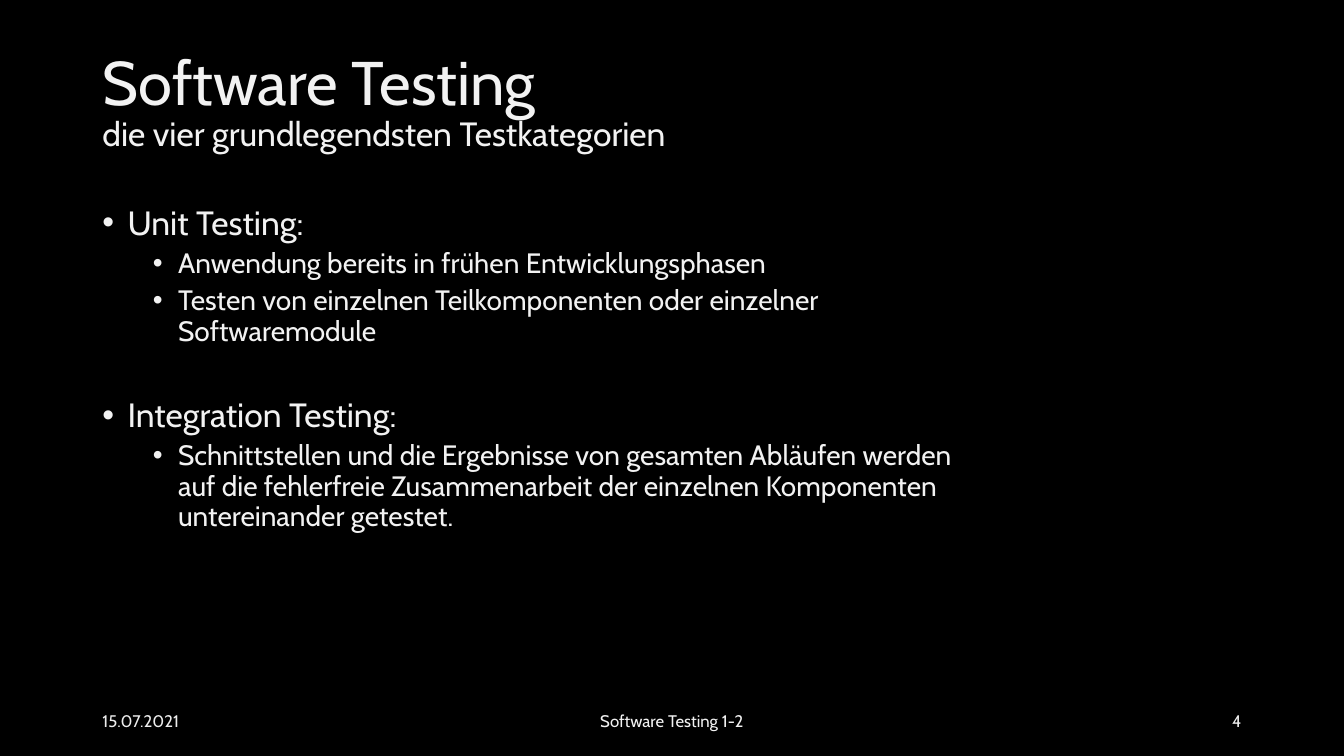
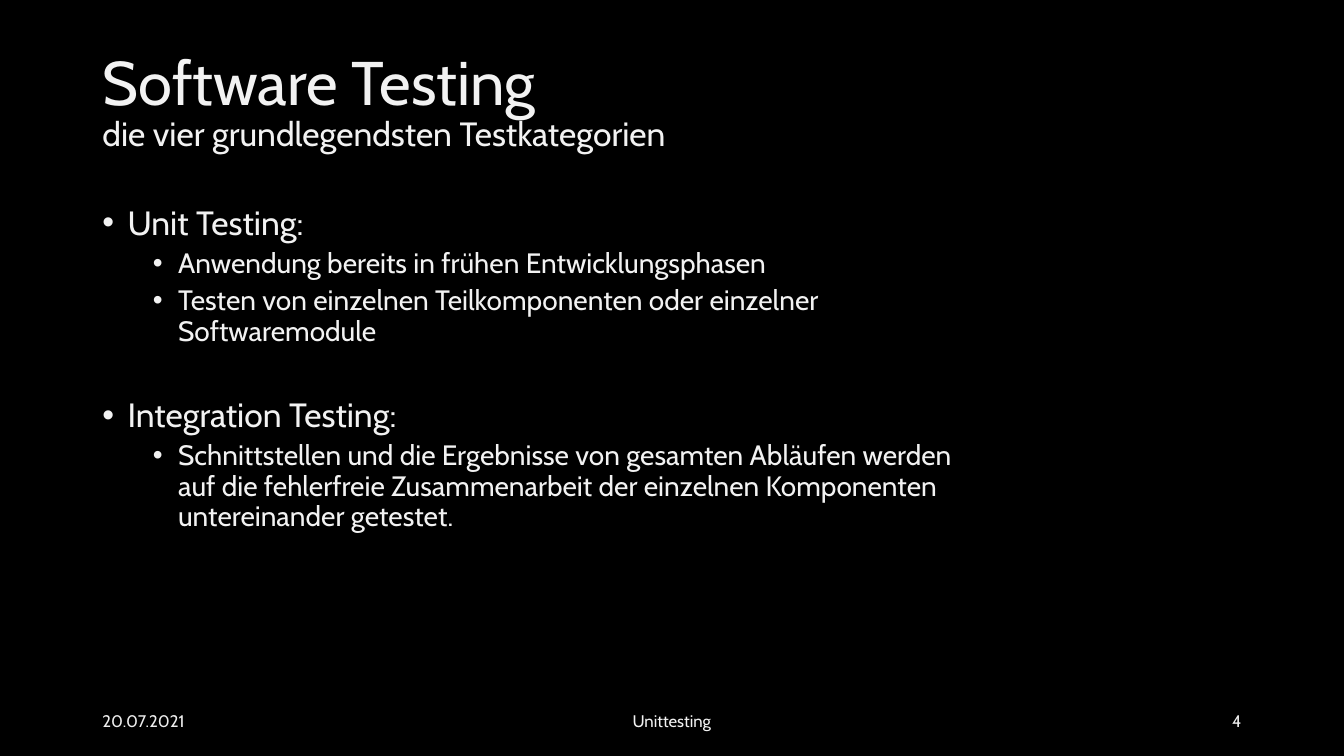
Before and after one commit to EsstBananeImEi/python_kurs, a slide deck: slide 4 of Materialien/Powerpoint/Einführung in Unittesting.pptx. Drawn at 1344x756 pixels with LibreOffice and Linux fonts; fonts in the diff are those of the drawing; background and template pictures are left out. Boxes give left, top, right and bottom in pixels: in the first picture for what was removed or moved away, otherwise in the second. Text is boxed around its words. In the diff, an @@ line names an element or a change of style, - is before the commit and + after.

```diff
--- a/Materialien/Powerpoint/Einführung in Unittesting.pptx
+++ b/Materialien/Powerpoint/Einführung in Unittesting.pptx
@@ text at <box>102,715,184,728</box>: text changed @@
-15.07.2021
+20.07.2021
@@ text at <box>633,715,711,731</box>: text changed @@
-Software Testing 1-2
+Unittesting
```
Also in this commit, not shown: 7 other slides changed, 3 other files.
